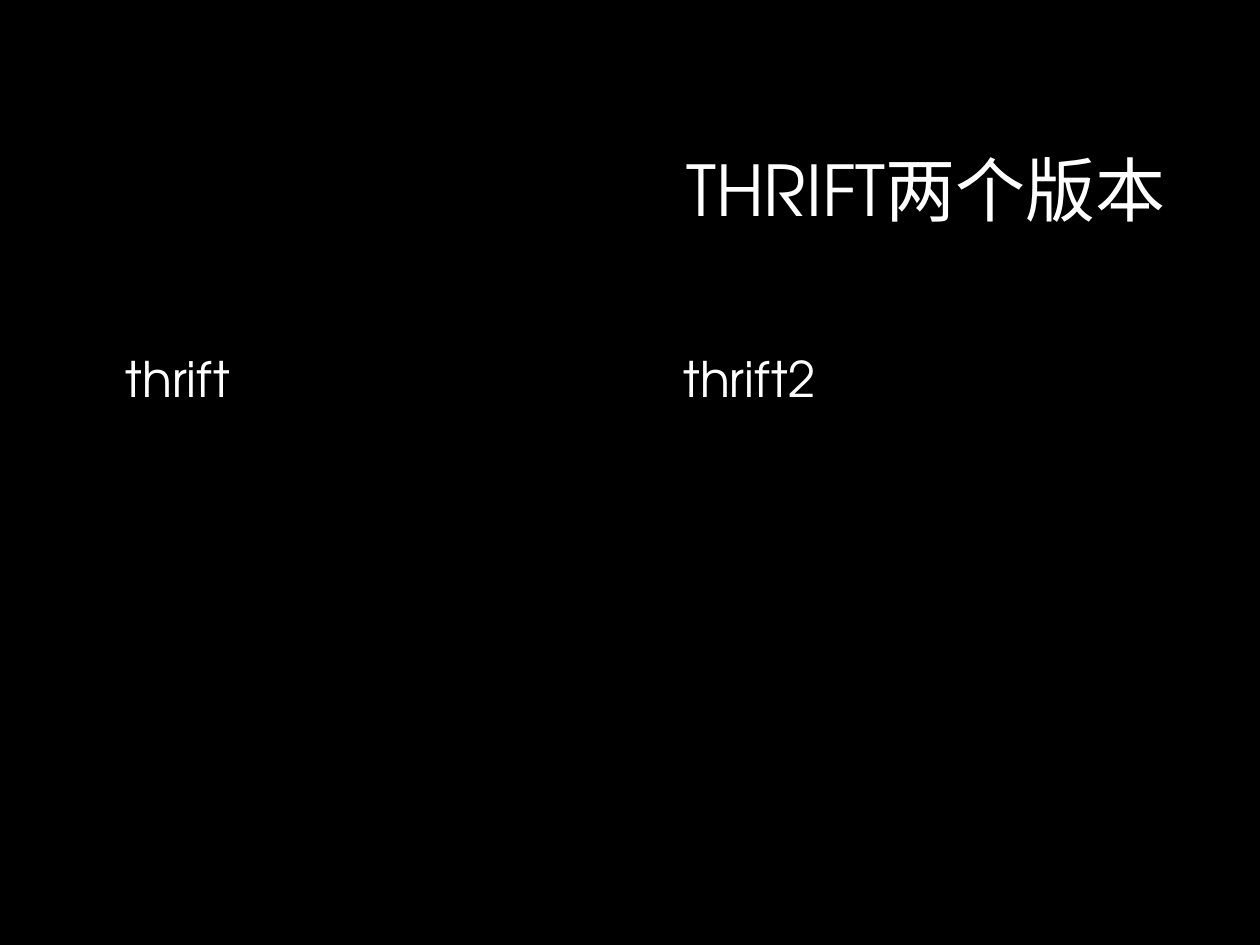
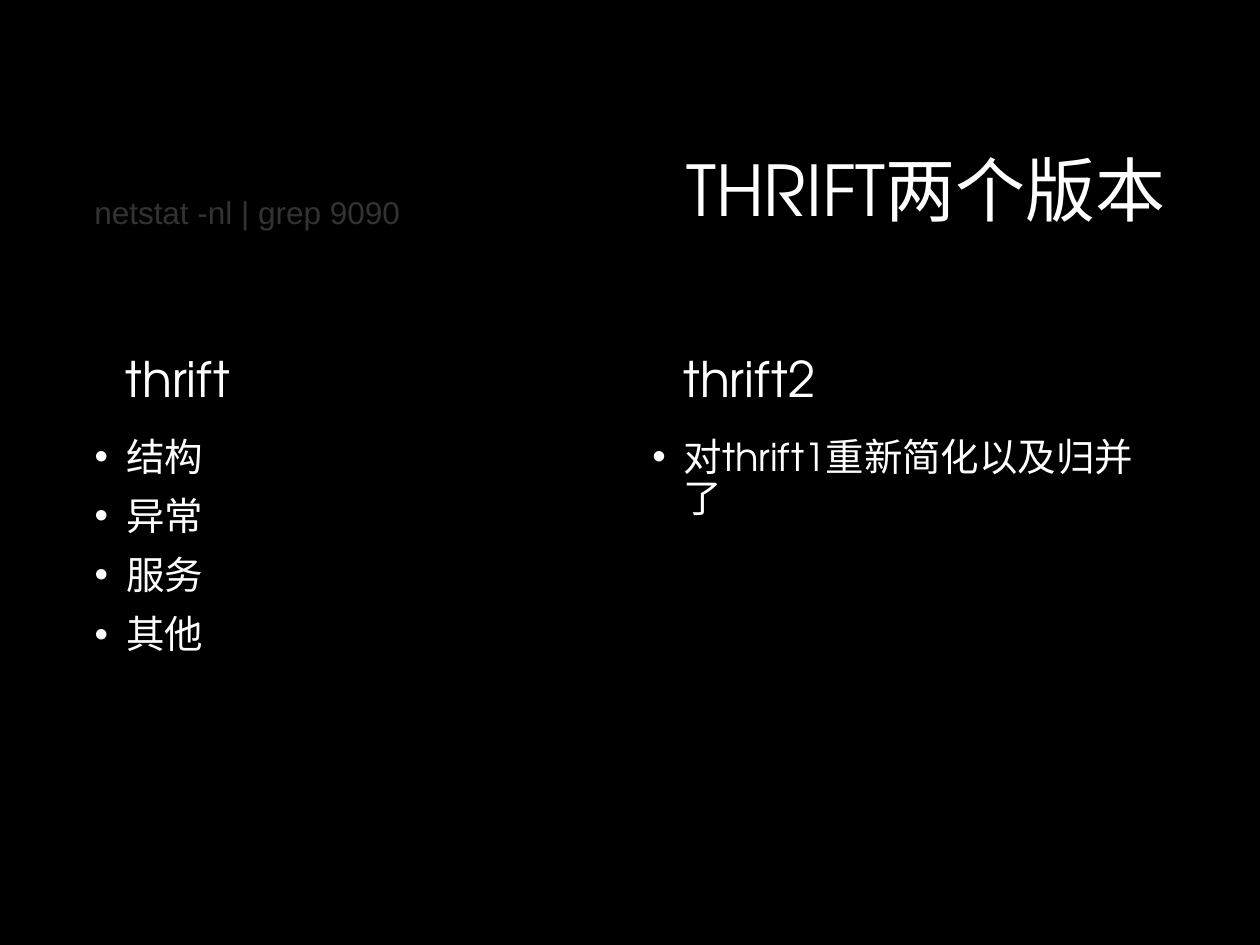
Before and after one commit to a524631266/crawlday04, a slide deck: slide 9 of rhbase.pptx. Drawn at 1260x945 pixels with LibreOffice and Linux fonts; fonts in the diff are those of the drawing; background and template pictures are left out. Boxes give left, top, right and bottom in pixels: in the first picture for what was removed or moved away, otherwise in the second. Text is boxed around its words. In the diff, an @@ line names an element or a change of style, - is before the commit and + after.

Commit message:
new2

```diff
--- a/rhbase.pptx
+++ b/rhbase.pptx
@@ text added at [94, 201, 400, 230], 18 pt, text #333333 @@
+netstat -nl | grep 9090
@@ text added at [126, 438, 203, 651], 22 pt, text #FFFFFF @@
+• 结构
+• 异常
+• 服务
+• 其他
@@ text added at [684, 438, 1133, 474], 22 pt, text #FFFFFF @@
+• 对thrift1重新简化以及归并了
```
Also in this commit, not shown: 1 slide added.
